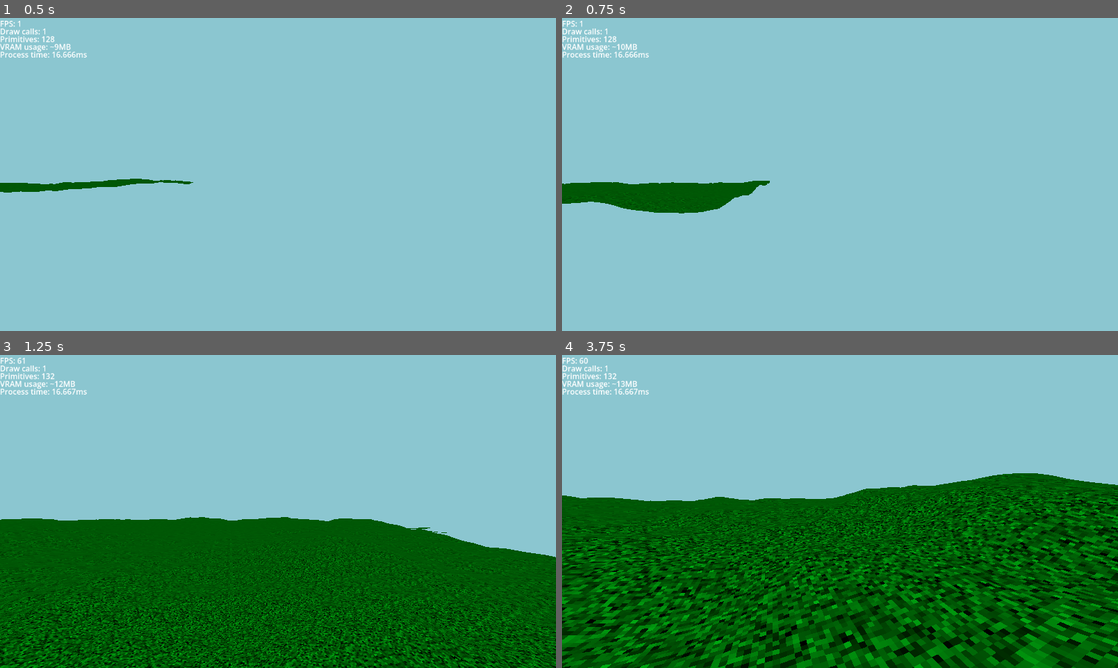
Above: before the commit, frames 1-4 (two rows, left to right).
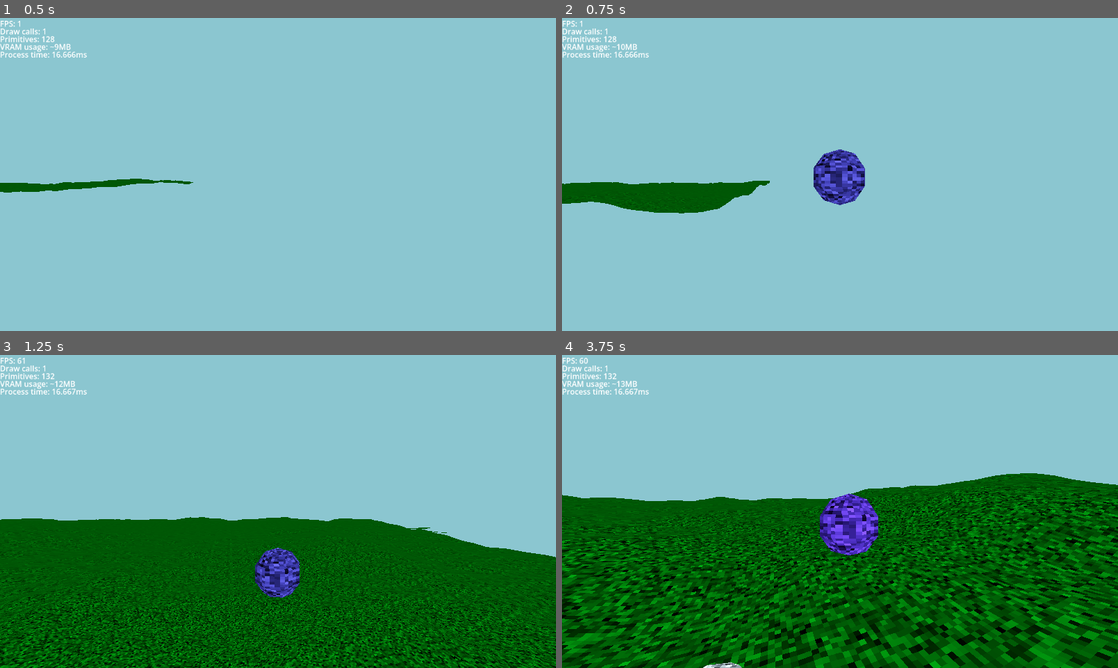
Above: after the commit, the same moments.

Repository: omthegg/NoiseShooter
Game: Godot game, scene res://source/scene_manager/scene_manager.tscn
Two runs of this game, one before a commit and one after it. Both use one fixed random seed, a clock stepped at 60 frames per second and the inputs below. The engine's default icon, where the game draws it, is replaced by a stand-in: a white triangle on a blue panel in a dark square.
Inputs (mouse positions are in pixels of both pictures, inside the frame that each line leads up to):
- Up to frame 1 (0.5 s): no input
- Up to frame 2 (0.75 s): move the mouse to (867, 174) at 0.52 s; hold W (move_forward) from 0.53 s (still down); click (867, 174) at 0.6 s
- Up to frame 3 (1.25 s): keep holding W (move_forward); tap Space (jump) at 0.77 s
- Up to frame 4 (3.75 s): keep holding W (move_forward); move the mouse to (812, 511) at 1.27 s; click (812, 511) at 1.35 s; tap Space (jump) at 1.52, 3.02 s; move the mouse to (851, 505) at 2.02 s; click (851, 505) at 2.1 s; move the mouse to (834, 517) at 2.77 s; click (834, 517) at 2.85 s; move the mouse to (878, 514) at 3.52 s; click (878, 514) at 3.6 s

Frame 1 is identical in both runs. In frame 2, 1.3% of the frame differs, in the area x 45-55%, y 42-60%; in frame 3, 1.0%; in frame 4, 33%, in the area x 0-100%, y 37-100%.

Commit message:
Added balls

Diff:
--- a/project.godot
+++ b/project.godot
@@ -61,6 +61,11 @@
 "events": [Object(InputEventKey,"resource_local_to_scene":false,"resource_name":"","device":-1,"window_id":0,"alt_press …(195 unchanged characters)…
 ]
 }
+shoot={
+"deadzone": 0.2,
+"events": [Object(InputEventMouseButton,"resource_local_to_scene":false,"resource_name":"","device":-1,"window_id":0,"alt_pressed":false,"shift_pressed":false,"ctrl_pressed":false,"meta_pressed":false,"button_mask":0,"position":Vector2(0, 0),"global_position":Vector2(0, 0),"factor":1.0,"button_index":1,"canceled":false,"pressed":false,"double_click":false,"script":null)
+]
+}
 
 [physics]
 
--- /dev/null
+++ b/source/ball/ball.gd
@@ -0,0 +1,6 @@
+extends RigidBody3D
+
+
+func _ready() -> void:
+	$MeshInstance3D.material_override.albedo_color = Color8(randi_range(0, 255),
+	randi_range(0, 255), randi_range(0, 255))
--- /dev/null
+++ b/source/ball/ball.tscn
@@ -0,0 +1,33 @@
+[gd_scene format=3 uid="uid://bd3bi8c366a01"]
+
+[ext_resource type="Script" uid="uid://bh5cw1n8dvyee" path="res://source/ball/ball.gd" id="1_hx0lp"]
+
+[sub_resource type="FastNoiseLite" id="FastNoiseLite_827e3"]
+noise_type = 0
+frequency = 1.0
+
+[sub_resource type="NoiseTexture2D" id="NoiseTexture2D_827e3"]
+width = 32
+height = 32
+noise = SubResource("FastNoiseLite_827e3")
+
+[sub_resource type="StandardMaterial3D" id="StandardMaterial3D_827e3"]
+resource_local_to_scene = true
+albedo_texture = SubResource("NoiseTexture2D_827e3")
+texture_filter = 2
+
+[sub_resource type="SphereMesh" id="SphereMesh_827e3"]
+radial_segments = 8
+rings = 4
+
+[sub_resource type="SphereShape3D" id="SphereShape3D_827e3"]
+
+[node name="Ball" type="RigidBody3D" unique_id=2090312103]
+script = ExtResource("1_hx0lp")
+
+[node name="MeshInstance3D" type="MeshInstance3D" parent="." unique_id=1897435134]
+material_override = SubResource("StandardMaterial3D_827e3")
+mesh = SubResource("SphereMesh_827e3")
+
+[node name="CollisionShape3D" type="CollisionShape3D" parent="." unique_id=86869806]
+shape = SubResource("SphereShape3D_827e3")
--- /dev/null
+++ b/source/ball_shooter/ball_shooter.gd
@@ -0,0 +1,24 @@
+extends Node3D
+
+@export var character_controller:Node3D
+
+@onready var camera:Camera3D = character_controller.get_node("Head/Camera3D")
+
+var ball_packed_scene:PackedScene = preload("res://source/ball/ball.tscn")
+
+
+func _physics_process(_delta: float) -> void:
+	if Input.is_action_just_pressed("shoot"):
+		shoot()
+
+
+func shoot() -> void:
+	var world:Node3D = get_tree().root.get_node("SceneManager/World")
+	var ball_instance:RigidBody3D = ball_packed_scene.instantiate()
+
+	var pos:Vector3 = camera.global_position + camera.global_basis * Vector3(0, 0, -3)
+	var impulse:Vector3 = camera.global_basis * Vector3(0, 0, -10)
+
+	world.add_child(ball_instance, true)
+	ball_instance.global_position = pos
+	ball_instance.apply_central_impulse(impulse)
--- /dev/null
+++ b/source/ball_shooter/ball_shooter.tscn
@@ -0,0 +1,6 @@
+[gd_scene format=3 uid="uid://c4lwjrkph6tu5"]
+
+[ext_resource type="Script" uid="uid://b8fvsj5vdlxig" path="res://source/ball_shooter/ball_shooter.gd" id="1_6crjb"]
+
+[node name="BallShooter" type="Node3D" unique_id=838061982]
+script = ExtResource("1_6crjb")
--- a/source/player/player.tscn
+++ b/source/player/player.tscn
@@ -1,6 +1,7 @@
 [gd_scene format=3 uid="uid://bj2vfpyugb7mt"]
 
 [ext_resource type="PackedScene" uid="uid://b1owjo0l1msv3" path="res://source/character_controller/character_controller.tscn" id="1_jct2x"]
+[ext_resource type="PackedScene" uid="uid://c4lwjrkph6tu5" path="res://source/ball_shooter/ball_shooter.tscn" id="2_xim07"]
 
 [sub_resource type="CapsuleShape3D" id="CapsuleShape3D_jct2x"]
 height = 1.8
@@ -13,3 +14,6 @@
 [node name="CollisionShape3D" type="CollisionShape3D" parent="." unique_id=388387536]
 transform = Transform3D(1, 0, 0, 0, 1, 0, 0, 0, 1, 0, 0.9, 0)
 shape = SubResource("CapsuleShape3D_jct2x")
+
+[node name="BallShooter" parent="." unique_id=838061982 node_paths=PackedStringArray("character_controller") instance=ExtResource("2_xim07")]
+character_controller = NodePath("../CharacterController")
Not shown, added: source/ball/ball.gd.uid
Not shown, added: source/ball_shooter/ball_shooter.gd.uid
